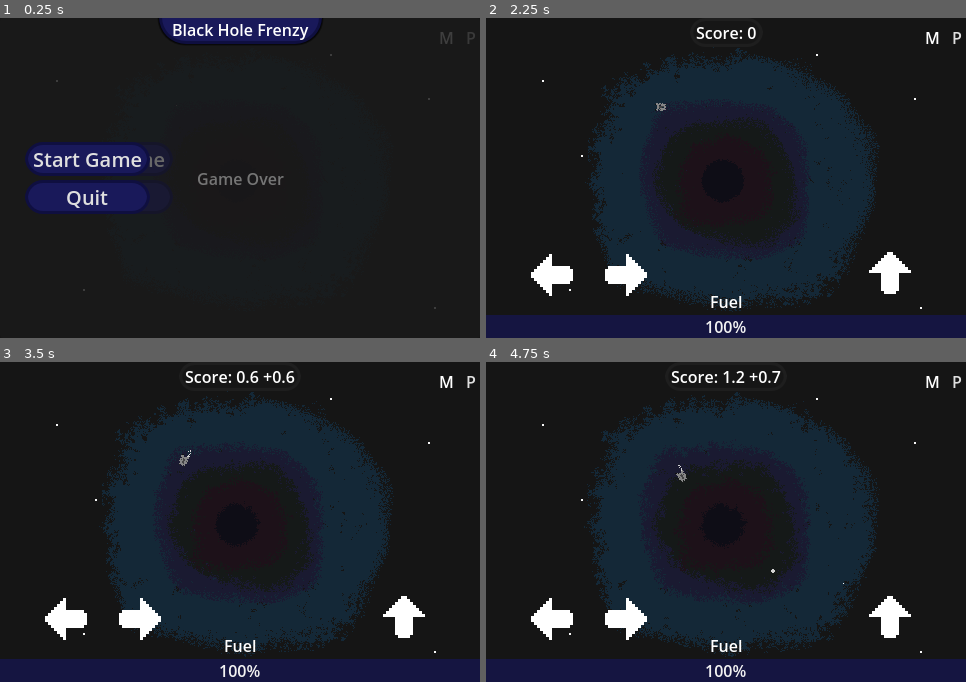
Above: before the commit, frames 1-4 (two rows, left to right).
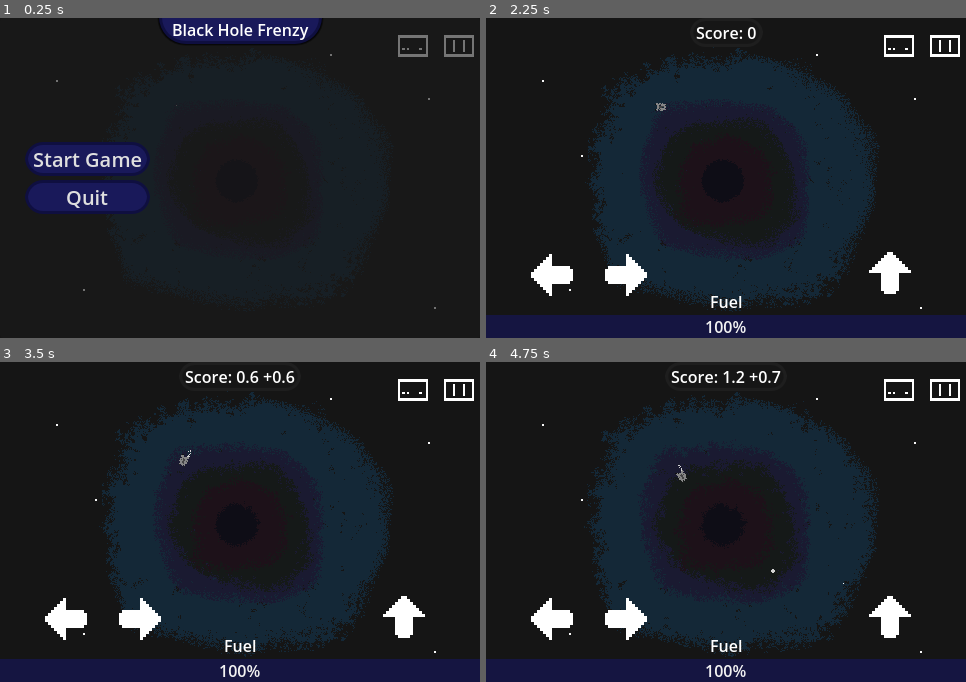
Above: after the commit, the same moments.

Repository: maiconpintoabreu/black_hole_frenzy
Game: Godot game, scene res://level.tscn
Two runs of this game, one before a commit and one after it. Both use one fixed random seed, a clock stepped at 60 frames per second and the inputs below.
Inputs (mouse positions are in pixels of both pictures, inside the frame that each line leads up to; where the layout moved, square brackets give the same spot in the first picture):
- Up to frame 1 (0.25 s): no input
- Up to frame 2 (2.25 s): click (898, 46) [932, 37] at 0.5 s; click (946, 46) [956, 37] at 1.25 s; click "Restart Game" (after the commit: "Start Game") at 2 s
- Up to frame 3 (3.5 s): hold Right (ui_right) from 2.78 s (still down)
- Up to frame 4 (4.75 s): release Right (ui_right) at 3.53 s; hold Left (ui_left) 3.53-4.28 s; hold Right (ui_right) from 4.28 s (still down)

The runs differ from the first frame. In frame 1, 0.8% of the frame differs, in the area x 11-99%, y 4-91%; in frame 2, 0.4%; in frame 3, 0.4%; in frame 4, 0.4%.

Commit message:
change render and improve ui buttons

Diff:
--- a/level.tscn
+++ b/level.tscn
@@ -23,6 +23,8 @@
 [ext_resource type="Texture2D" uid="uid://dm3v6b312cs4e" path="res://Sprites/black_hole9.png" id="14_o7gn4"]
 [ext_resource type="Texture2D" uid="uid://bov74l50gr1m7" path="res://Sprites/black_hole11.png" id="15_lespo"]
 [ext_resource type="Texture2D" uid="uid://bfmjv7i0rnkvo" path="res://Sprites/arrow.png" id="16_nnd1i"]
+[ext_resource type="Texture2D" uid="uid://dxf8rq60tktv2" path="res://Sprites/mobile.png" id="17_luiiw"]
+[ext_resource type="Texture2D" uid="uid://b2eo3olq0j5ph" path="res://Sprites/pause.png" id="18_pkim3"]
 
 [sub_resource type="CircleShape2D" id="CircleShape2D_l7ngj"]
 radius = 17.0
@@ -265,23 +267,30 @@
 anchors_preset = 1
 anchor_left = 1.0
 anchor_right = 1.0
-offset_left = -45.0
-offset_bottom = 40.0
+offset_left = -88.0
+offset_bottom = 56.0
 grow_horizontal = 0
 
 [node name="ToggleMobileUI" type="Button" parent="CanvasLayer/HBoxContainer2"]
 layout_mode = 2
+size_flags_horizontal = 3
 toggle_mode = true
 button_pressed = true
-text = "M"
+icon = ExtResource("17_luiiw")
 flat = true
+icon_alignment = 1
+expand_icon = true
 
 [node name="PauseButton" type="Button" parent="CanvasLayer/HBoxContainer2"]
 layout_mode = 2
-text = "P"
+size_flags_horizontal = 3
+icon = ExtResource("18_pkim3")
 flat = true
+icon_alignment = 1
+expand_icon = true
 
 [node name="GameOverPanel" type="Panel" parent="CanvasLayer"]
+visible = false
 anchors_preset = 15
 anchor_right = 1.0
 anchor_bottom = 1.0
--- a/project.godot
+++ b/project.godot
@@ -38,5 +38,5 @@
 [rendering]
 
 textures/canvas_textures/default_texture_filter=0
-renderer/rendering_method="gl_compatibility"
+renderer/rendering_method="mobile"
 environment/defaults/default_clear_color=Color(0.0705882, 0.0705882, 0.0705882, 1)
Binary file added: Sprites/mobile.png
Not shown, added: Sprites/mobile.png.import
Binary file added: Sprites/pause.png
Not shown, added: Sprites/pause.png.import
Not shown: 1 places in level.tscn that only renumber resources
